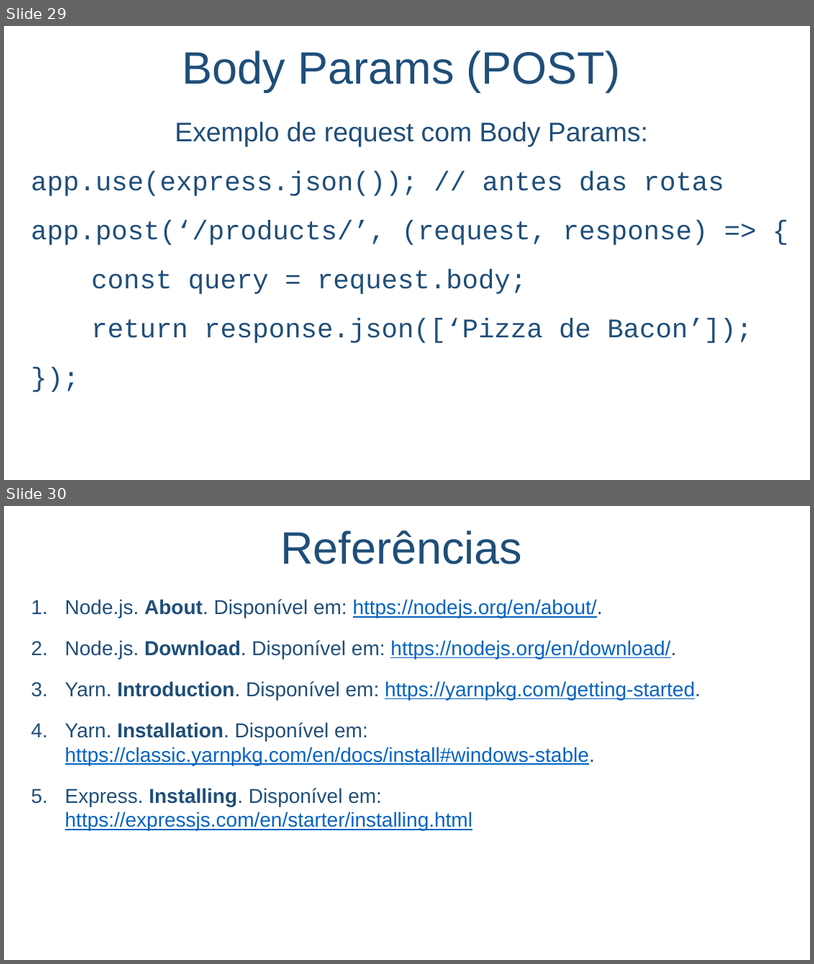
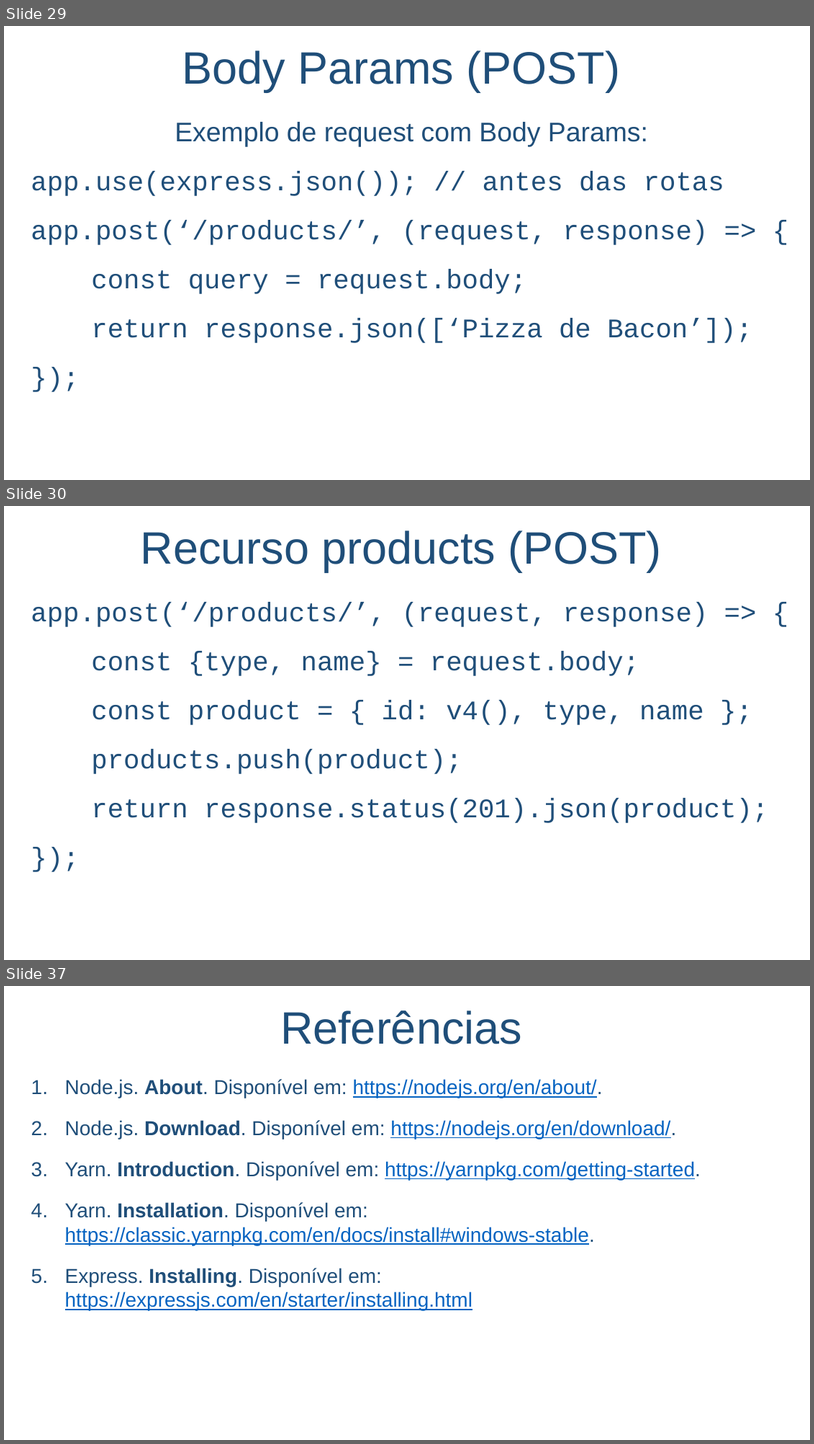
Before and after one commit to salmo-jr/public-slides, a slide deck: node-js.pptx. Shown one above the other, each under a label of ours: slides 29 and 30 before the commit, slides 29, 30 and 37 after it; the slides between them are not shown. The pictures are 814x964 and 814x1444 pixels, drawn with LibreOffice and Linux fonts; fonts in the diff are those of the drawing; background and template pictures are left out. Boxes give left, top, right and bottom in pixels: in the first picture for what was removed or moved away, otherwise in the second. Text is boxed around its words. In the diff, an @@ line names an element or a change of style, - is before the commit and + after.

```diff
--- a/node-js.pptx
+++ b/node-js.pptx
@@ slide 30 added at [4,506,810,960], background picture (left out) @@
@@ text added at [141,530,662,572], 54 pt, text #1F4E79 @@
+Recurso products (POST)
@@ text added at [31,602,769,823], 32 pt, text #1F4E79 @@
+app.post(‘/products/’, (request, response) => {
+const {type, name} = request.body;
+const product = { id: v4(), type, name };
+products.push(product);
+return response.status(201).json(product);
+});
@@ what was slide 30 is now slide 37 @@
```
Also in this commit, not shown: 1 slide changed, 6 other slides added.
